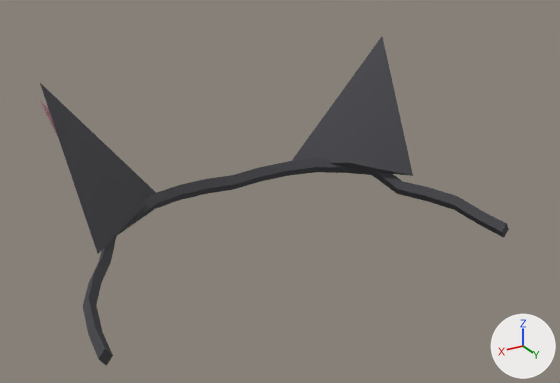
One commit to the glTF model web/public/assets/characters/v6/accessories/accessory/acc_cat_ears.glb: the scene before it, then after it.
Rendered twice from a camera (50 mm lens) standing at (0.252, 0.377, 1.241) and looking at (0.001, -0.042, 1.031). Every picture has the same lights, and +X, +Y and +Z are marked at lower right. The picture after the commit comes second. Vertices at exactly the same position are counted once.

The older version as bpy lines, for what is in view:
```python
me_acc_cat_ears = bpy.data.meshes.new('acc_cat_ears')
me_acc_cat_ears.from_pydata(...)  # 102 vertices, 184 faces; spans x -0.156..0.155, y -0.126..0.024, z 0.984..1.11
# faces by material slot: [176, 8]
me_acc_cat_ears.materials.append(mat_m_main)
me_acc_cat_ears.materials.append(mat_m_accent)
ob_acc_cat_ears = bpy.data.objects.new('acc_cat_ears', me_acc_cat_ears)
ob_acc_cat_ears.location = (0.0, 0.0, 0.0)
```
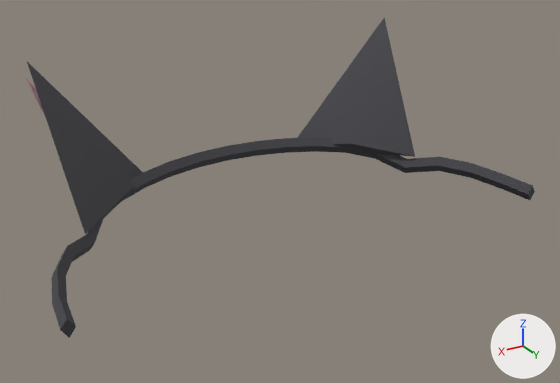
Diff of the bpy script that builds the scene:
```diff
--- a/web/public/assets/characters/v6/accessories/accessory/acc_cat_ears.glb.py
+++ b/web/public/assets/characters/v6/accessories/accessory/acc_cat_ears.glb.py
@@ me_acc_cat_ears @@
 # used by ob_acc_cat_ears; location = (0.0, 0.0, 0.0)
-me_acc_cat_ears.from_pydata(...)  # 102 vertices, 184 faces; spans x -0.156..0.155, y -0.126..0.024, z 0.984..1.11
+me_acc_cat_ears.from_pydata(...)  # 102 vertices, 184 faces; spans x -0.175..0.174, y -0.131..0.027, z 1.01..1.124
+# me_acc_cat_ears part 1: the loose piece of 4 vertices spanning x 0.058..0.136, y -0.126..-0.054, z 1.012..1.11 is moved by (0.005, -0.005, 0.013)
+# me_acc_cat_ears part 2: the loose piece of 4 vertices spanning x -0.136..-0.058, y -0.126..-0.054, z 1.012..1.11 is moved by (-0.005, -0.005, 0.013)
+# me_acc_cat_ears part 3: the loose piece of 4 vertices spanning x 0.071..0.138, y -0.115..-0.067, z 1.012..1.099 is moved by (0.005, -0.005, 0.013)
+# me_acc_cat_ears part 4: 86 of 102 vertices moved; they spanned x -0.156..0.155, y -0.118..0.024, z 0.984..1.022 and now span x -0.175..0.174, y -0.128..0.027, z 1.01..1.039; mean shift (0.0, -0.004, 0.019); largest move (-0.152, 0.023, 0.984) -> (-0.171, 0.026, 1.011)
+# other edits to the shape of me_acc_cat_ears do not show in these pictures
 me_acc_cat_ears.materials.append(mat_m_main)
```

Pixel boxes (x1, y1, x2, y2) of what changed, in the pictures (560 x 383 px; the box of a moved part takes in the faces that stretch with it):
'acc_cat_ears', reshaped (8% wider)
    before: (39, 37, 509, 366)
    after: (26, 17, 535, 338)
part 1 of me_acc_cat_ears, moved or reshaped
    before: (40, 83, 156, 254)
    after: (27, 62, 143, 234)
part 2 of me_acc_cat_ears, moved or reshaped
    before: (292, 37, 413, 176)
    after: (297, 17, 415, 157)
part 3 of me_acc_cat_ears, moved or reshaped
    before: (39, 100, 58, 136)
    after: (26, 79, 45, 115)
part 4 of me_acc_cat_ears, moved or reshaped
    before: (83, 158, 509, 366)
    after: (52, 137, 535, 338)
